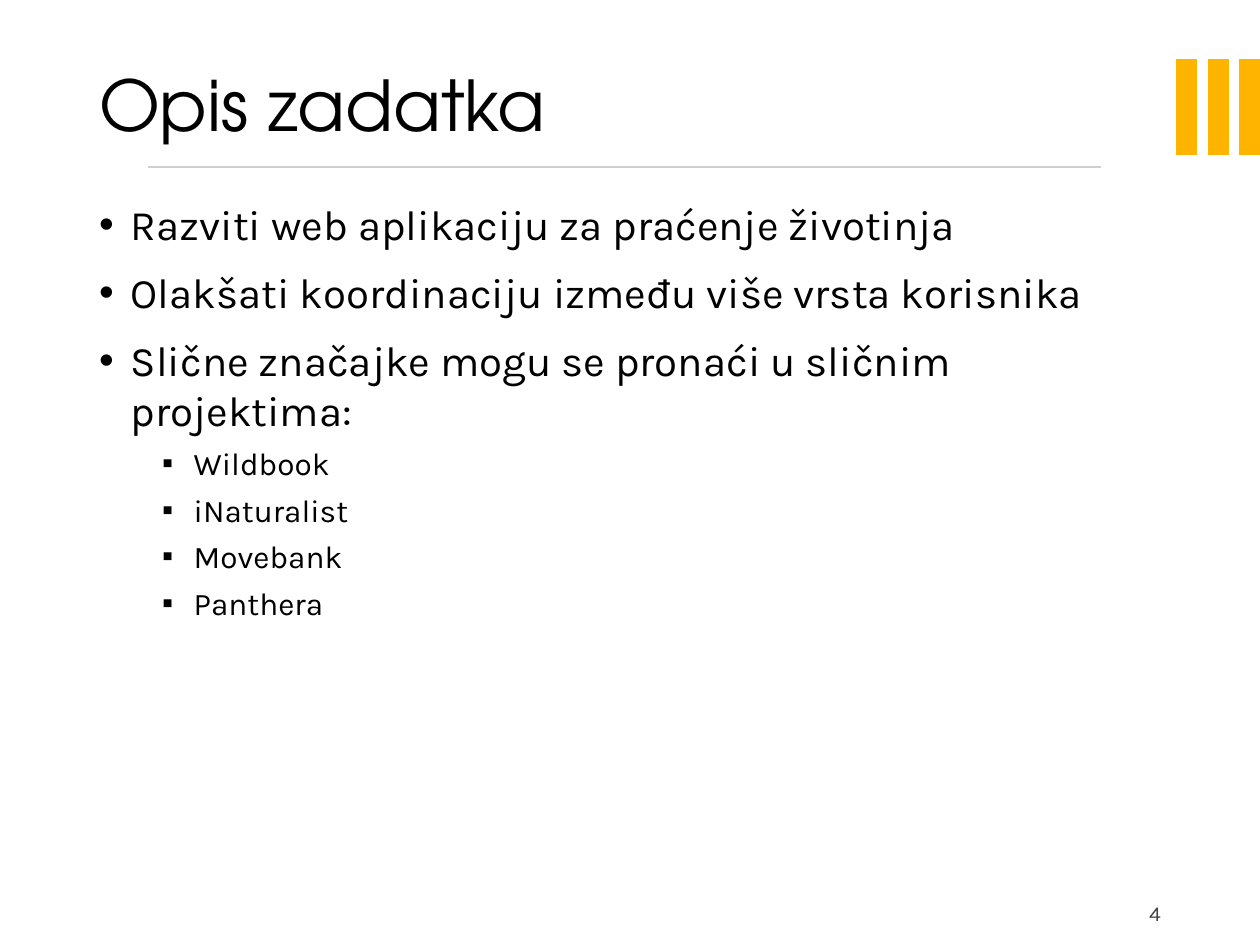
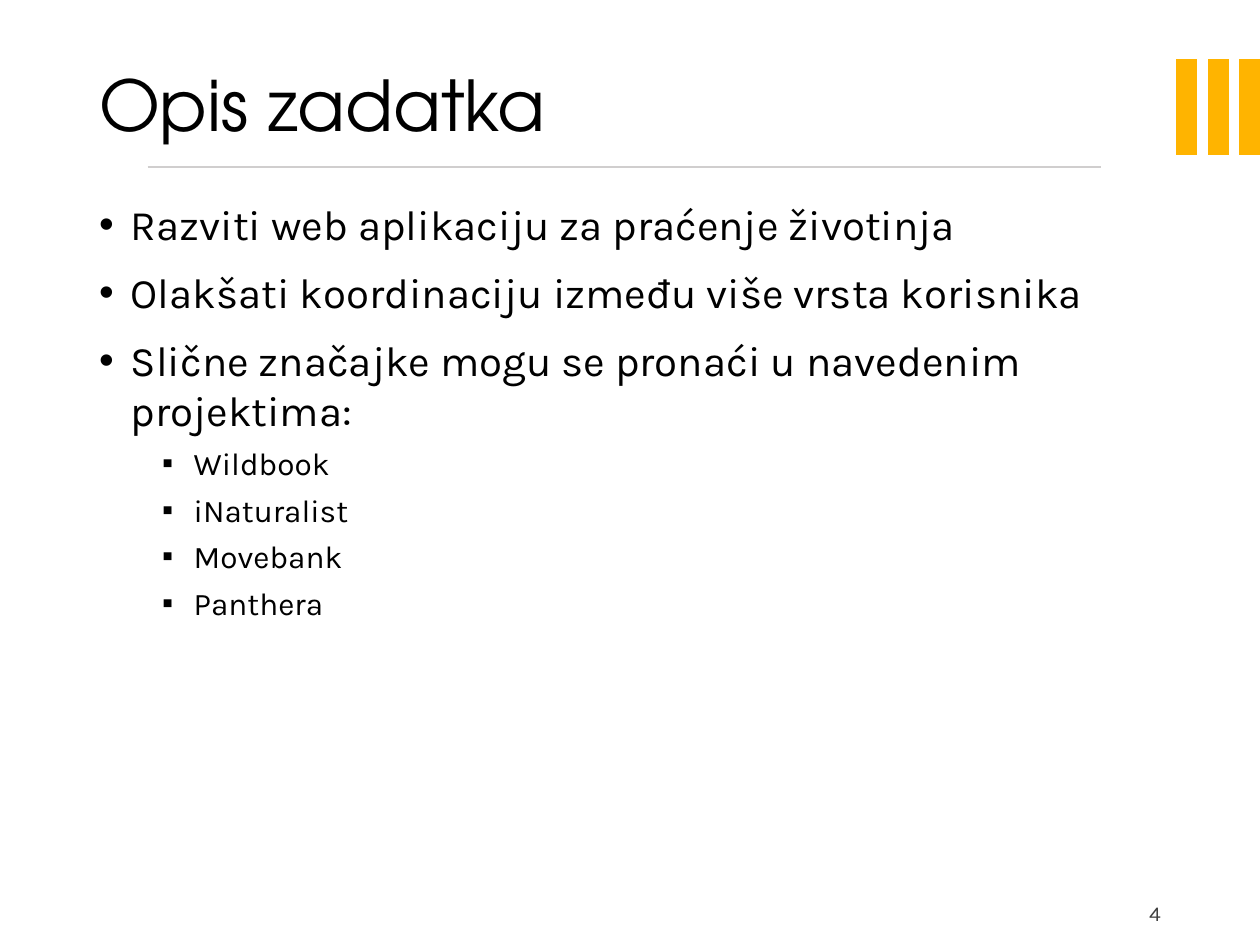
Before and after one commit to filip-ljubotina/zoolanders, a slide deck: slide 4 of PROGI_projekt.pptx. Drawn at 1260x945 pixels with LibreOffice and Linux fonts; fonts in the diff are those of the drawing; background and template pictures are left out. Boxes give left, top, right and bottom in pixels: in the first picture for what was removed or moved away, otherwise in the second. Text is boxed around its words. In the diff, an @@ line names an element or a change of style, - is before the commit and + after.

```diff
--- a/PROGI_projekt.pptx
+++ b/PROGI_projekt.pptx
@@ text at (x1=131, y1=344, x2=1021, y2=437): text changed @@
-• Slične značajke mogu se pronaći u sličnim projektima:
+• Slične značajke mogu se pronaći u navedenim projektima:
```
Also in this commit, not shown: 11 other slides changed, 1 slide added, 1 slide removed.
